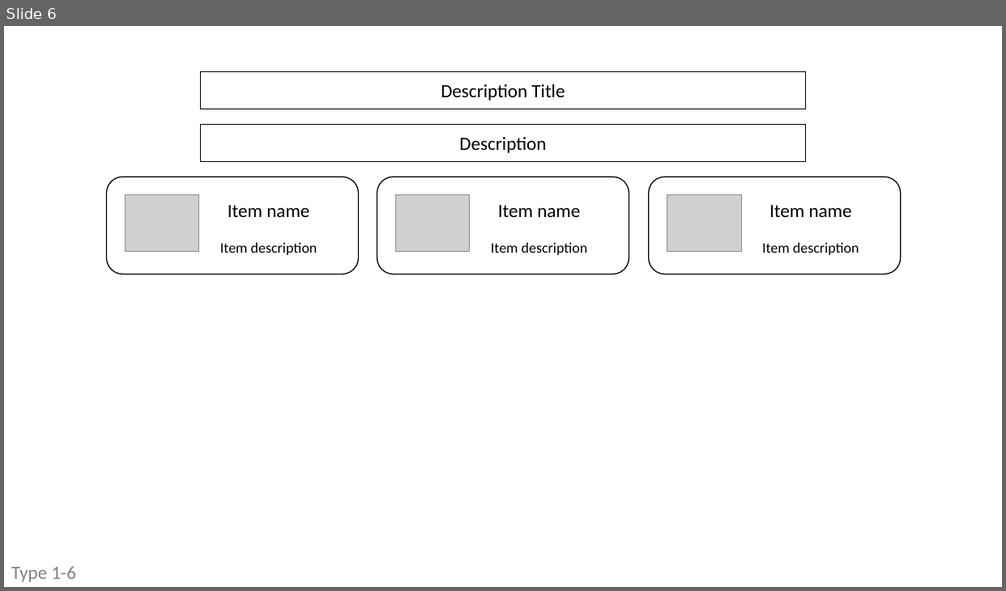
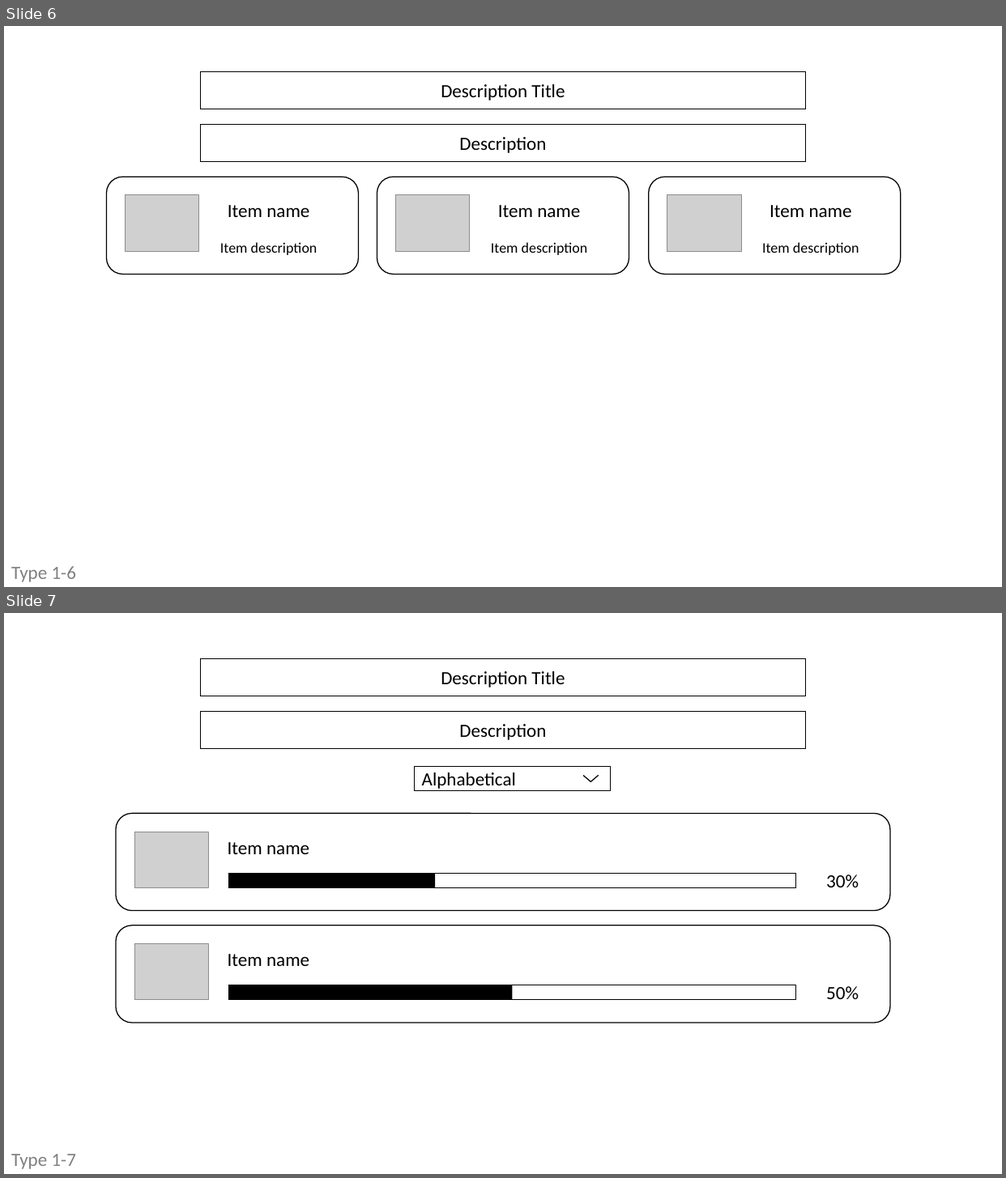
Before and after one commit to great-anaphylaxis/website-prototyper, a slide deck: prototypes.pptx. Shown one above the other, each under a label of ours: slide 6 before the commit, slides 6 and 7 after it. The pictures are 1006x591 and 1006x1178 pixels, drawn with LibreOffice and Linux fonts; fonts in the diff are those of the drawing; grey boxes stand for pictures. Boxes give left, top, right and bottom in pixels: in the first picture for what was removed or moved away, otherwise in the second. Text is boxed around its words. In the diff, an @@ line names an element or a change of style, - is before the commit and + after.

Commit message:
type1-7

```diff
--- a/prototypes.pptx
+++ b/prototypes.pptx
@@ slide 7 added at (4,613,1002,1174), background #FFFFFF @@
@@ rectangle added at (200,658,806,696), outline #000000 1 pt, 18 pt, text #000000 @@
+Description Title
@@ rectangle added at (200,711,806,748), outline #000000 1 pt, 18 pt, text #000000 @@
+Description
@@ rectangle added at (414,766,611,790), outline #000000 1 pt, 18 pt, text #000000 @@
+Alphabetical
@@ freeform shape added at (583,776,599,782), outline #000000 1 pt @@
@@ group added at (116,814,890,911): 2 texts, 2 rectangles, 1 rounded rectangle, 1 picture @@
+Item name
+30%
@@ group added at (116,926,890,1023): 2 texts, 2 rectangles, 1 rounded rectangle, 1 picture @@
+Item name
+50%
@@ text added at (11,1154,76,1169), 18 pt, text #808080 @@
+Type 1-7
```
Also in this commit, not shown: 4 other files.
